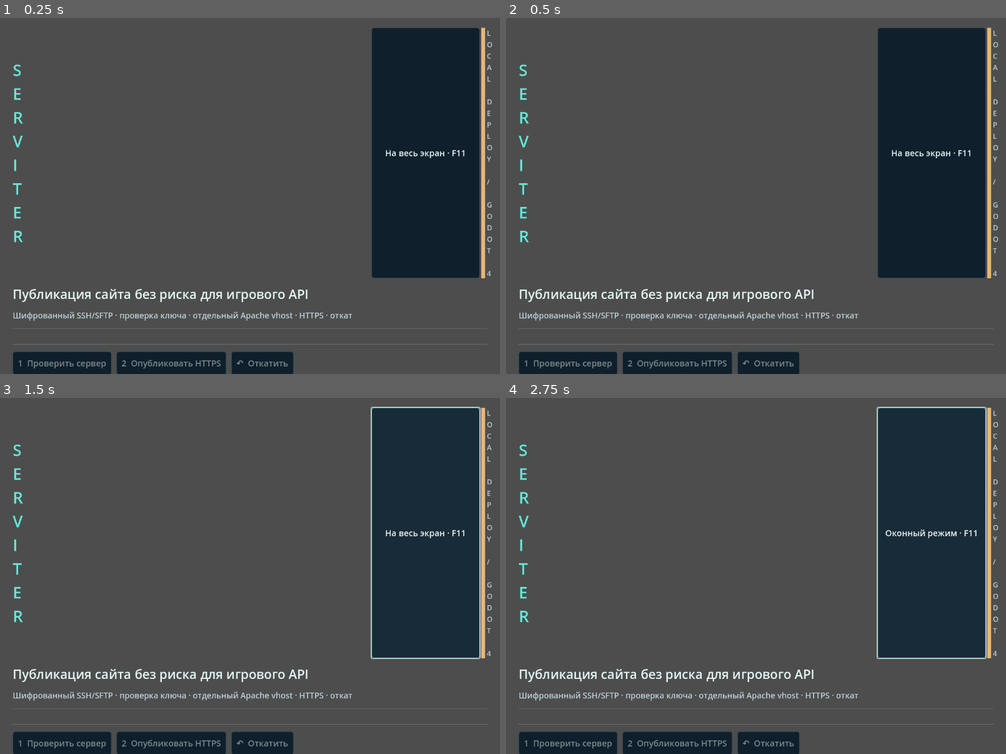
Above: before the commit, frames 1-4 (two rows, left to right).
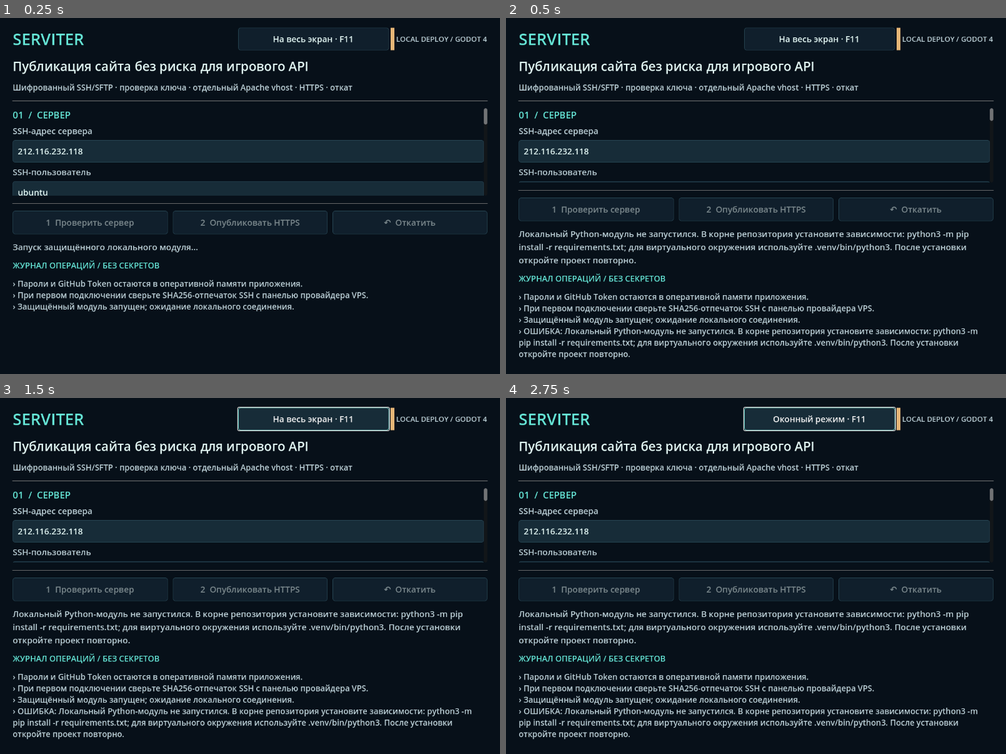
Above: after the commit, the same moments.

Repository: KIBHR/serviter
Game: Godot game, scene res://ui/main.tscn
Same seed, same stepped clock (60 frames per second), same inputs: the game is played once before the commit and once after it.
Inputs:
- Up to frame 1 (0.25 s): no input
- Up to frame 2 (0.5 s): no input
- Up to frame 3 (1.5 s): click "На весь экран · F11" at 0.5 s; click "Оконный режим · F11" at 1.25 s
- Up to frame 4 (2.75 s): click "На весь экран · F11" at 2 s

The runs differ from the first frame. In frame 1, 82% of the frame differs, in the area x 0-100%, y 0-100%; in frame 2, 82%; in frame 3, 94%; in frame 4, 94%.

Commit message:
fix(godot): Fix narrow header labels, dark background and helper diagnostics

Diff:
--- a/godot/ui/main.gd
+++ b/godot/ui/main.gd
@@ -41,6 +41,8 @@
 var indicator: ColorRect
 var fullscreen_button: Button
 var field_grid: GridContainer
+var action_grid: GridContainer
+var bridge_is_editor_python := false
 var header_tagline: Label
 var request: HTTPRequest
 var startup_timer: Timer
@@ -63,7 +65,7 @@
 
 
 func _ready() -> void:
-    get_window().min_size = Vector2i(720, 520)
+    get_window().min_size = Vector2i(760, 540)
     _draw_interface()
     resized.connect(_update_responsive_layout)
     _update_responsive_layout()
@@ -115,6 +117,8 @@
         return
     # On smaller screens, stack the two sections so fields remain readable.
     field_grid.columns = 1 if size.x < 1300 else 2
+    if action_grid != null:
+        action_grid.columns = 1 if size.x < 900 else 3
     if header_tagline != null:
         header_tagline.visible = size.x >= 1020
 
@@ -127,6 +131,12 @@
 
 
 func _draw_interface() -> void:
+    var background := ColorRect.new()
+    background.name = "Background"
+    background.color = BG
+    background.mouse_filter = Control.MOUSE_FILTER_IGNORE
+    background.set_anchors_and_offsets_preset(Control.PRESET_FULL_RECT)
+    add_child(background)
     var root := MarginContainer.new()
     root.set_anchors_and_offsets_preset(Control.PRESET_FULL_RECT)
     root.add_theme_constant_override("margin_left", 30)
@@ -140,6 +150,7 @@
     var bar := HBoxContainer.new()
     stack.add_child(bar)
     var logo := _label("SERVITER", 38, AQUA)
+    logo.size_flags_horizontal = Control.SIZE_SHRINK_BEGIN
     bar.add_child(logo)
     var gap := Control.new()
     gap.size_flags_horizontal = Control.SIZE_EXPAND_FILL
@@ -154,12 +165,13 @@
     indicator.color = GOLD
     bar.add_child(indicator)
     var tagline := _label("LOCAL DEPLOY / GODOT 4", 17, MUTED)
+    tagline.size_flags_horizontal = Control.SIZE_SHRINK_END
     bar.add_child(tagline)
     header_tagline = tagline
 
-    var title := _label("Публикация сайта без риска для игрового API", 30, FG)
+    var title := _label("Публикация сайта без риска для игрового API", 30, FG, true)
     stack.add_child(title)
-    var hint := _label("Шифрованный SSH/SFTP · проверка ключа · отдельный Apache vhost · HTTPS · откат", 19, MUTED)
+    var hint := _label("Шифрованный SSH/SFTP · проверка ключа · отдельный Apache vhost · HTTPS · откат", 19, MUTED, true)
     stack.add_child(hint)
     _rule(stack)
 
@@ -182,20 +194,22 @@
         _field(left if i < 6 else right, str(spec[0]), str(spec[1]), str(spec[2]), bool(spec[3]))
 
     _rule(stack)
-    var controls := HBoxContainer.new()
-    controls.add_theme_constant_override("separation", 12)
-    stack.add_child(controls)
+    action_grid = GridContainer.new()
+    action_grid.columns = 3
+    action_grid.add_theme_constant_override("h_separation", 12)
+    action_grid.add_theme_constant_override("v_separation", 12)
+    stack.add_child(action_grid)
     check_button = _button("1  Проверить сервер", false)
     check_button.pressed.connect(_check_server)
-    controls.add_child(check_button)
+    action_grid.add_child(check_button)
     publish_button = _button("2  Опубликовать HTTPS", true)
     publish_button.pressed.connect(_confirm_publish)
-    controls.add_child(publish_button)
+    action_grid.add_child(publish_button)
     rollback_button = _button("↶  Откатить", false)
     rollback_button.pressed.connect(_confirm_rollback)
-    controls.add_child(rollback_button)
-
-    status_label = _label("Запуск защищённого локального модуля…", FONT_BODY, MUTED)
+    action_grid.add_child(rollback_button)
+
+    status_label = _label("Запуск защищённого локального модуля…", FONT_BODY, MUTED, true)
     stack.add_child(status_label)
     stack.add_child(_label("ЖУРНАЛ ОПЕРАЦИЙ / БЕЗ СЕКРЕТОВ", 19, AQUA))
     log_box = RichTextLabel.new()
@@ -268,6 +282,7 @@
     var b := Button.new()
     b.text = caption
     b.custom_minimum_size = Vector2(0, 55)
+    b.size_flags_horizontal = Control.SIZE_EXPAND_FILL
     b.add_theme_stylebox_override("normal", _style(AQUA if highlighted else PANEL, AQUA if highlighted else BORDER))
     b.add_theme_stylebox_override("hover", _style(Color("a4ffe9") if highlighted else FIELD, AQUA))
     b.add_theme_stylebox_override("disabled", _style(PANEL, BORDER))
@@ -290,10 +305,11 @@
     return style
 
 
-func _label(content: String, size: int, tone: Color) -> Label:
+func _label(content: String, size: int, tone: Color, wrap: bool = false) -> Label:
     var l := Label.new()
     l.text = content
-    l.autowrap_mode = TextServer.AUTOWRAP_WORD_SMART
+    # Never wrap logos, short captions or top-bar labels into single-letter columns.
+    l.autowrap_mode = TextServer.AUTOWRAP_WORD_SMART if wrap else TextServer.AUTOWRAP_OFF
     l.add_theme_font_size_override("font_size", size)
     l.add_theme_color_override("font_color", tone)
     return l
@@ -326,6 +342,8 @@
 
 
 func _start_bridge() -> void:
+    bridge_is_editor_python = false
+    ping_attempts = 0
     bridge_port = randi_range(32768, 61000)
     var crypto := Crypto.new()
     bridge_secret = crypto.generate_random_bytes(32).hex_encode()
@@ -338,27 +356,45 @@
         if not OS.has_feature("editor"):
             _fail("В сборке отсутствует модуль serviter-bridge.")
             return
-        executable = "python3"
+        bridge_is_editor_python = true
+        # Prefer the repository virtual environment, which holds the SSH dependencies.
+        var venv_python := ProjectSettings.globalize_path("res://../.venv/bin/python3")
+        executable = venv_python if FileAccess.file_exists(venv_python) else "python3"
         arguments = PackedStringArray([
             ProjectSettings.globalize_path("res://../run_serviter_bridge.py"),
             "--port", str(bridge_port), "--secret", bridge_secret,
         ])
     bridge_pid = OS.create_process(executable, arguments, false)
     if bridge_pid <= 0:
-        _fail("Не удалось запустить локальный модуль SSH. Проверьте установку Python.")
+        _fail(_bridge_startup_error())
         return
     startup_timer.start()
     _log("Защищённый модуль запущен; ожидание локального соединения.")
 
 
+func _bridge_startup_error() -> String:
+    if bridge_is_editor_python:
+        return ("Локальный Python-модуль не запустился. В корне репозитория установите " +
+            "зависимости: python3 -m pip install -r requirements.txt; " +
+            "для виртуального окружения используйте .venv/bin/python3. " +
+            "После установки откройте проект повторно.")
+    return ("Встроенный SSH-модуль не запустился. Проверьте, что Serviter.app распакован " +
+        "целиком, и разрешите запуск в настройках безопасности macOS. " +
+        "Не отключайте защиту macOS целиком.")
+
+
 func _on_startup_timer() -> void:
     if bridge_ready or pending_request != "":
         return
     if ping_attempts >= 35:
         startup_timer.stop()
-        _fail("Локальный модуль не ответил. Проверьте версию приложения или Python-зависимости.")
+        _fail(_bridge_startup_error())
         return
     ping_attempts += 1
+    if bridge_pid > 0 and not OS.is_process_running(bridge_pid):
+        startup_timer.stop()
+        _fail(_bridge_startup_error())
+        return
     _request_local("health", {})
 
 
